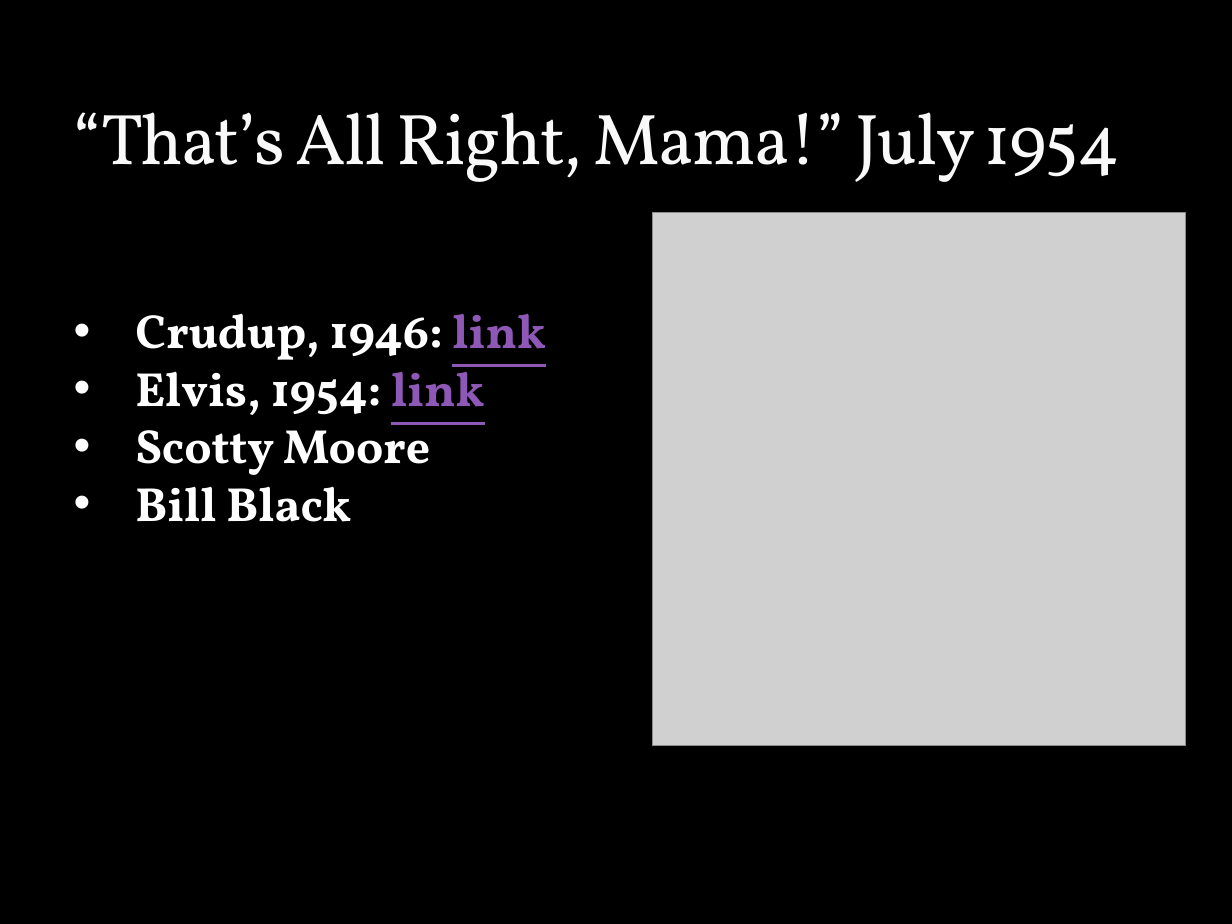
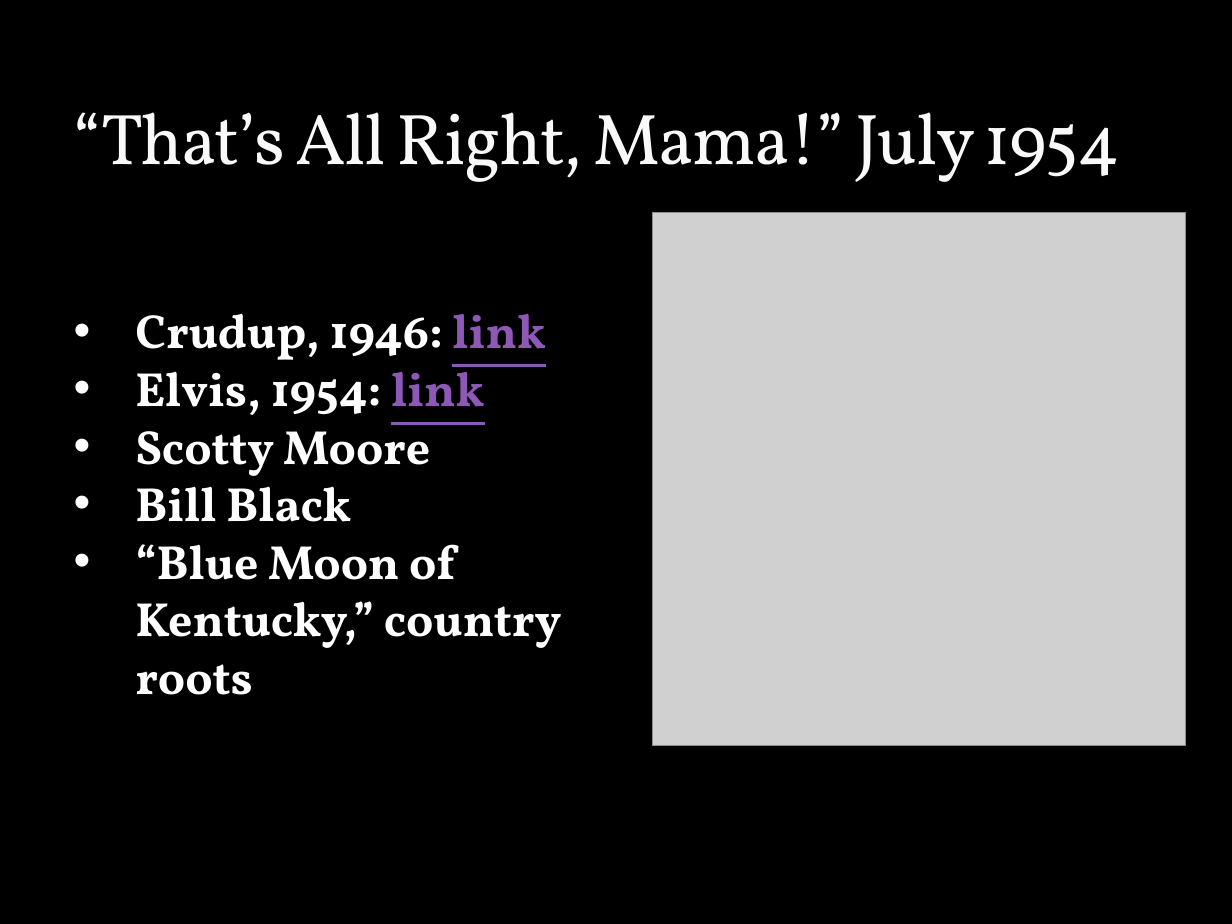
Before and after one commit to mrbaker1917/website, a slide deck: slide 3 of HSTR121/ppts/RockandElvis.pptx. Drawn at 1232x924 pixels with LibreOffice and Linux fonts; fonts in the diff are those of the drawing; grey boxes stand for pictures; background and template pictures are left out. Boxes give left, top, right and bottom in pixels: in the first picture for what was removed or moved away, otherwise in the second. Text is boxed around its words. In the diff, an @@ line names an element or a change of style, - is before the commit and + after.

```diff
--- a/HSTR121/ppts/RockandElvis.pptx
+++ b/HSTR121/ppts/RockandElvis.pptx
@@ text at (135,544,562,695): paragraph added @@
+• “Blue Moon of Kentucky,” country roots
```
Also in this commit, not shown: 1 other slide changed.
